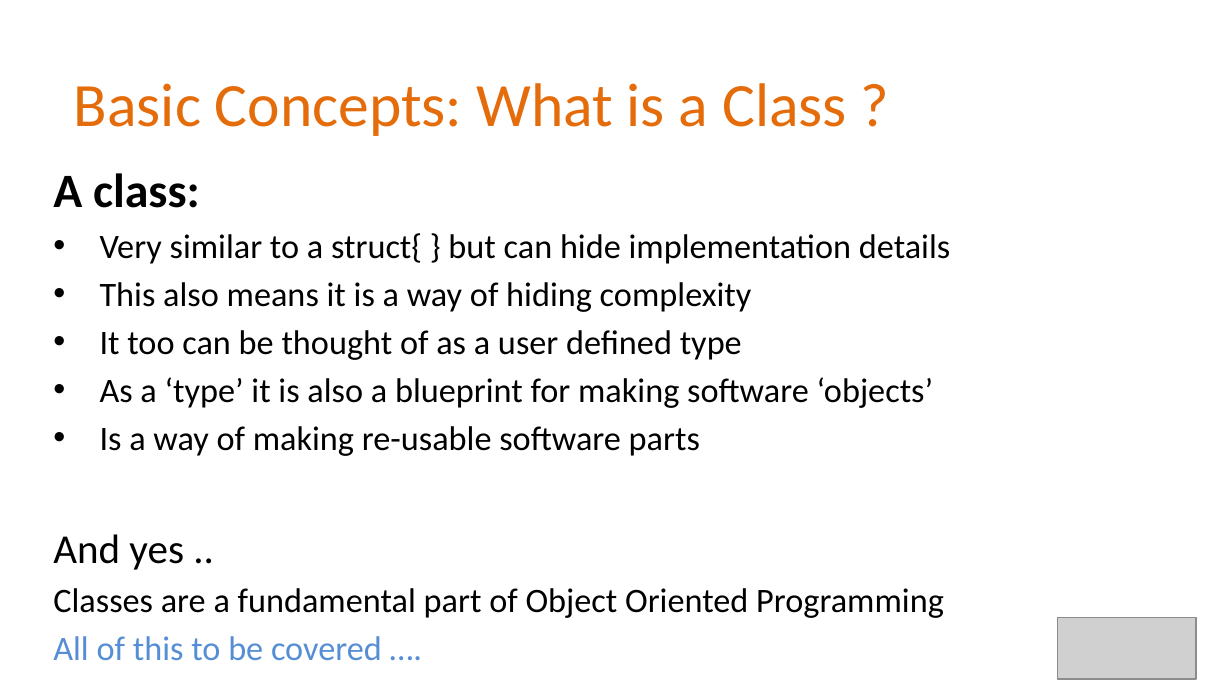
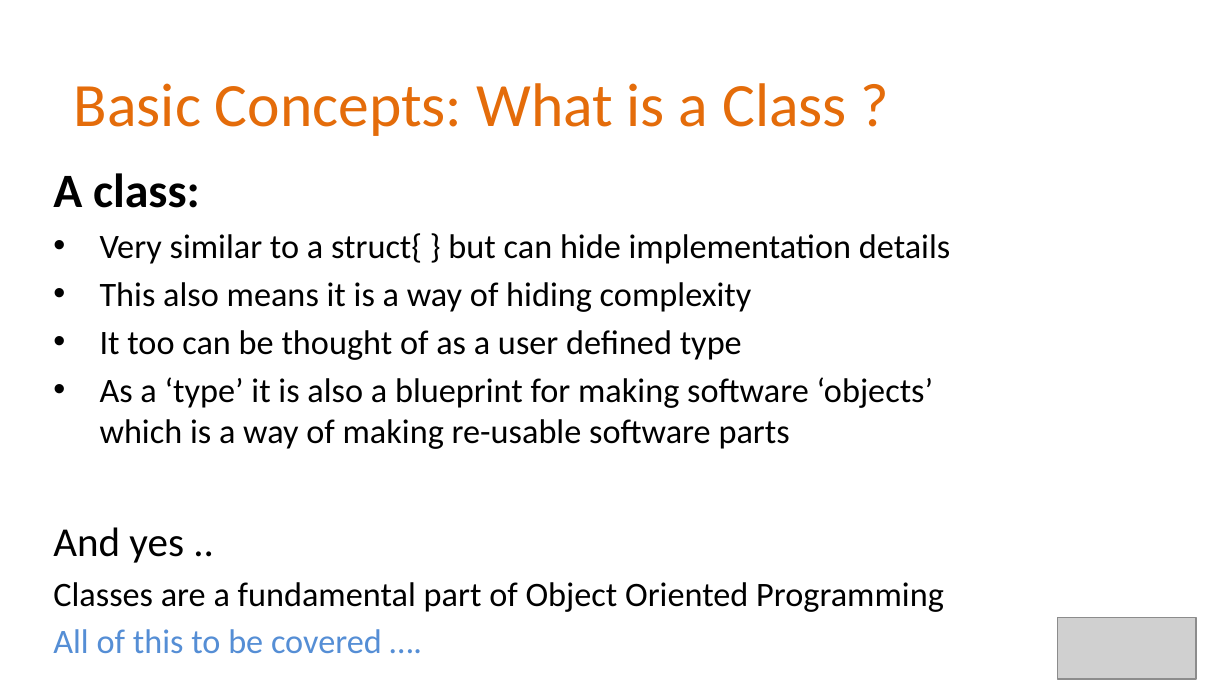
Before and after one commit to Alan-Lomax/MERG-SIG-Presentations, a slide deck: slide 6 of Part 4 - Introduction to Class Programming.pptx (slide 5 before the commit). Drawn at 1232x693 pixels with LibreOffice and Linux fonts; fonts in the diff are those of the drawing; grey boxes stand for pictures; background and template pictures are left out. Boxes give left, top, right and bottom in pixels: in the first picture for what was removed or moved away, otherwise in the second. Text is boxed around its words. In the diff, an @@ line names an element or a change of style, - is before the commit and + after.

Commit message:
Update Part 4 - Introduction to Class Programming.pptx
Updated to better integrate following from Chris Sharps MERG presentation on structures (Oct 26 2021)

```diff
--- a/Part 4 - Introduction to Class Programming.pptx
+++ b/Part 4 - Introduction to Class Programming.pptx
@@ text at bbox=[100, 377, 934, 449]: text changed @@
-• As a ‘type’ it is also a blueprint for making software ‘objects’
-• Is a way of making re-usable software parts
+• As a ‘type’ it is also a blueprint for making software ‘objects’ which is a way of making re-usable software parts
```
Also in this commit, not shown: 4 other slides changed, 4 slides added, 1 slide removed.
